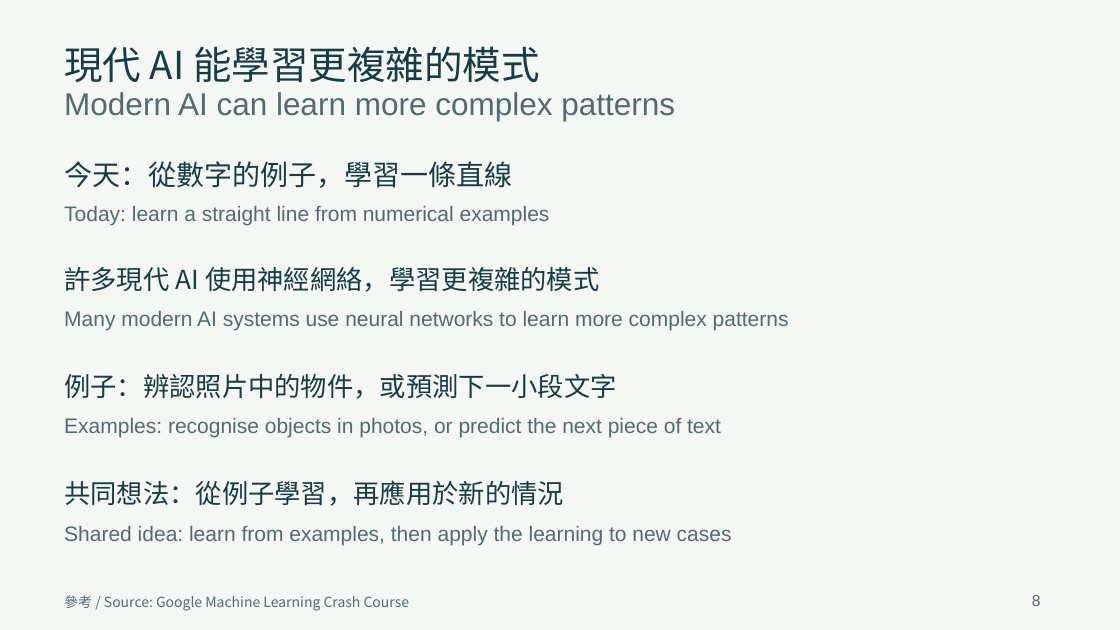
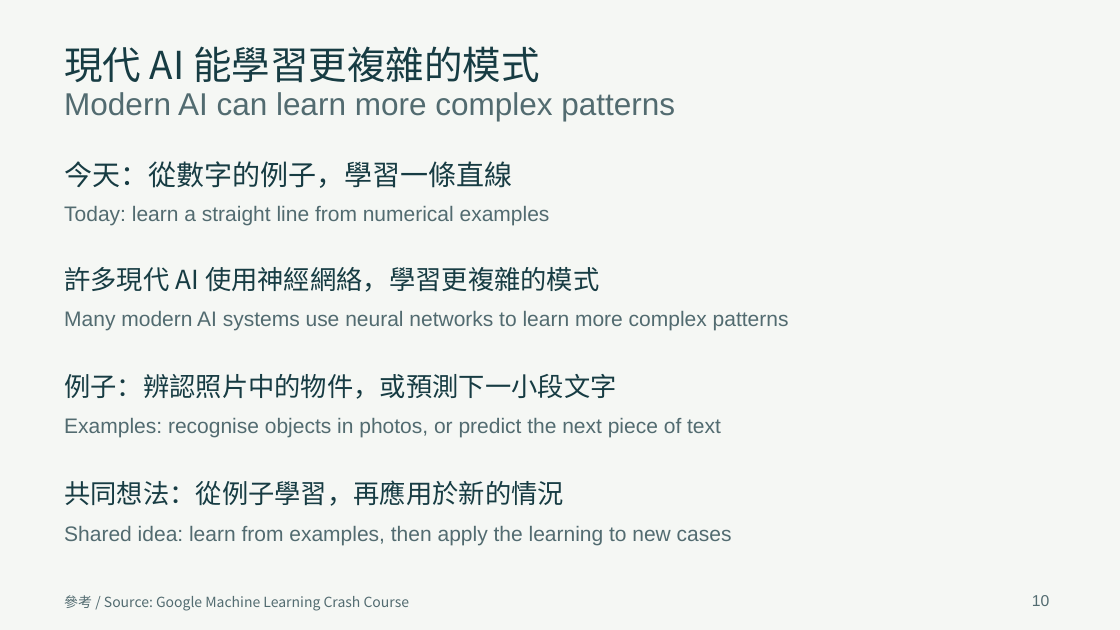
Before and after one commit to GordanY/f2-linear-regression, a slide deck: slide 10 of teacher-slides.pptx (slide 8 before the commit). Drawn at 1120x630 pixels with LibreOffice and Linux fonts; fonts in the diff are those of the drawing. Boxes give left, top, right and bottom in pixels: in the first picture for what was removed or moved away, otherwise in the second. Text is boxed around its words. In the diff, an @@ line names an element or a change of style, - is before the commit and + after.

```diff
--- a/teacher-slides.pptx
+++ b/teacher-slides.pptx
@@ text at bbox=[1032, 595, 1049, 606]: text changed @@
-8
+10
```
Also in this commit, not shown: 12 other slides changed, 2 slides added, 14 other files.
